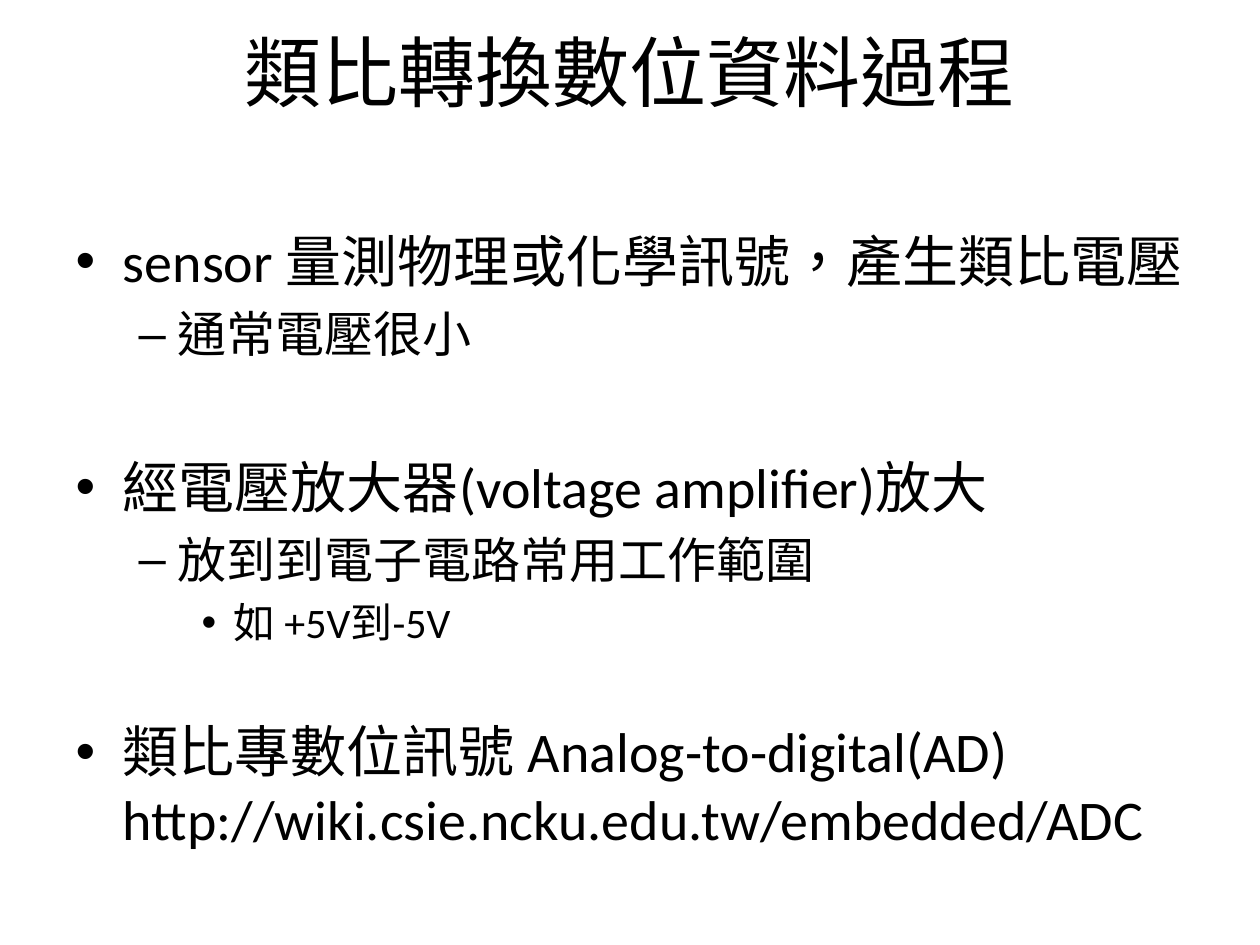
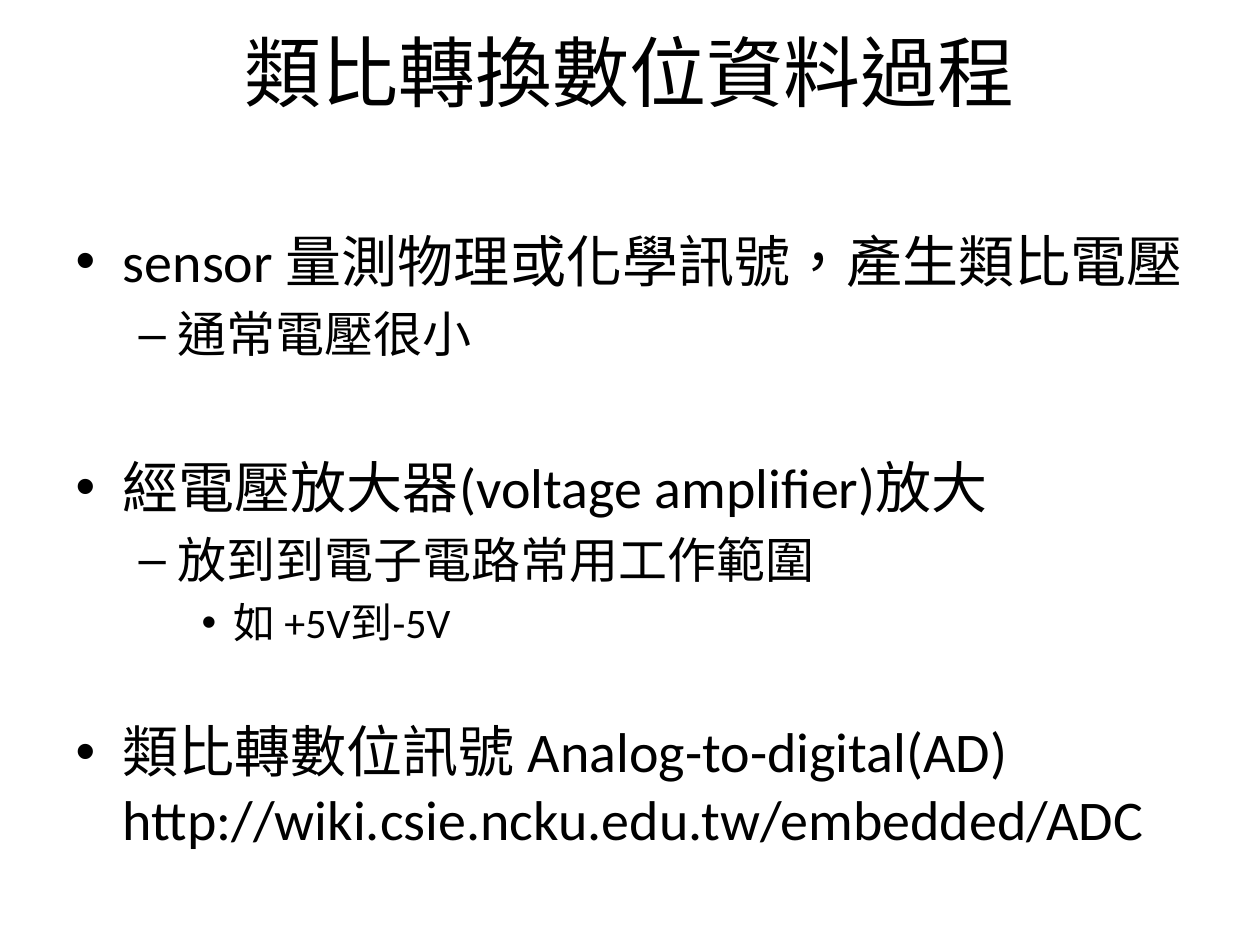
Before and after one commit to mos2718/MICexp, a slide deck: slide 5 of basicDataProcess/S2_AtoD.pptx (slide 4 before the commit). Drawn at 1260x945 pixels with LibreOffice and Linux fonts; fonts in the diff are those of the drawing. Boxes give left, top, right and bottom in pixels: in the first picture for what was removed or moved away, otherwise in the second. Text is boxed around its words. In the diff, an @@ line names an element or a change of style, - is before the commit and + after.

```diff
--- a/basicDataProcess/S2_AtoD.pptx
+++ b/basicDataProcess/S2_AtoD.pptx
@@ text at [123, 724, 1143, 849]: text changed @@
-• 類比專數位訊號 Analog-to-digital(AD) http://wiki.csie.ncku.edu.tw/embedded/ADC
+• 類比轉數位訊號 Analog-to-digital(AD) http://wiki.csie.ncku.edu.tw/embedded/ADC
```
Also in this commit, not shown: 1 other slide changed, 5 slides added, 2 other files.
